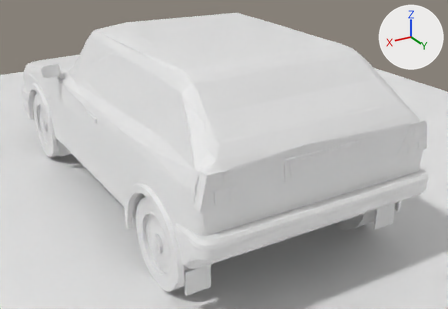
What one commit did to the Blender file blender/ljung2000/ljung2000.blend.
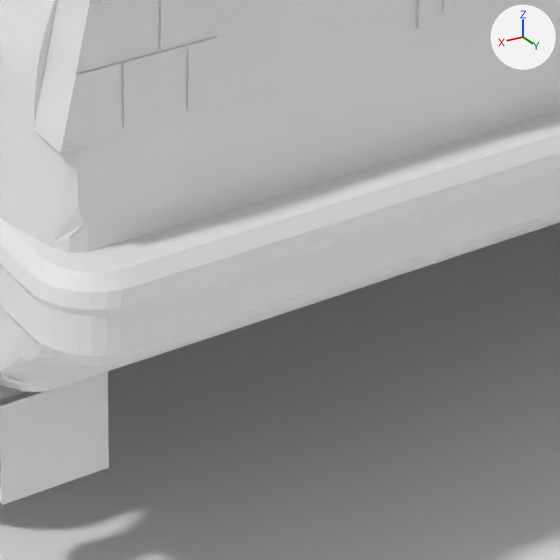
Old and new are each drawn whole from a 50 mm camera at (2.18, 4.53, 1.81) aimed at (-0.21, 0.55, -0.18) and again close up on the part from 41% to 71% of the width and 57% to 100% of the height. Arrows for +X, +Y and +Z are at upper right; the lights stay in place. The last two pictures show the newer version.

Objects in the first close-up: 'body', 'bumper_rear', 'flap_RL', 'ground', 'plate_rear', 'taillamp_L' and 1 more.
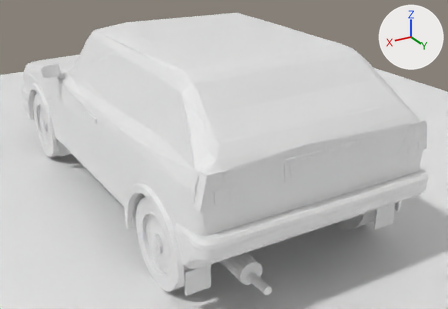
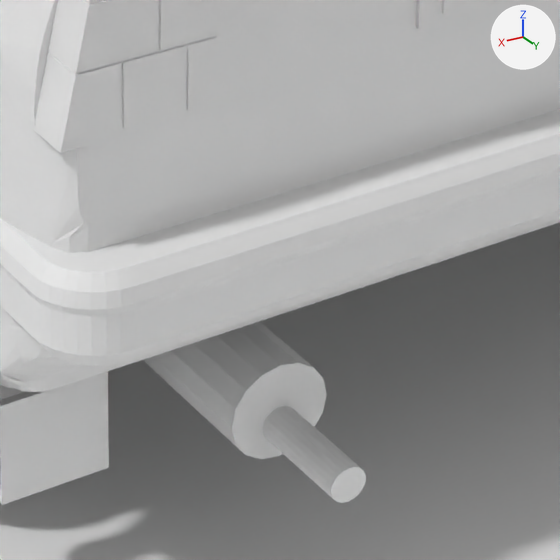
Changed parts and their boxes (x1, y1, x2, y2) in the close-ups (560 x 560 px):
'muffler', moved (not visible before)
    after: (144, 322, 327, 459)
'exhaust', moved (not visible before)
    after: (262, 406, 366, 503)

The change in detail:
Object 'muffler' (ob_muffler) moves from (0.0, -0.024, 0.001) to (0.444, 1.826, -0.287).
Object 'exhaust' (ob_exhaust) moves from (0.0, -0.024, 0.001) to (0.444, 2.041, -0.306).
